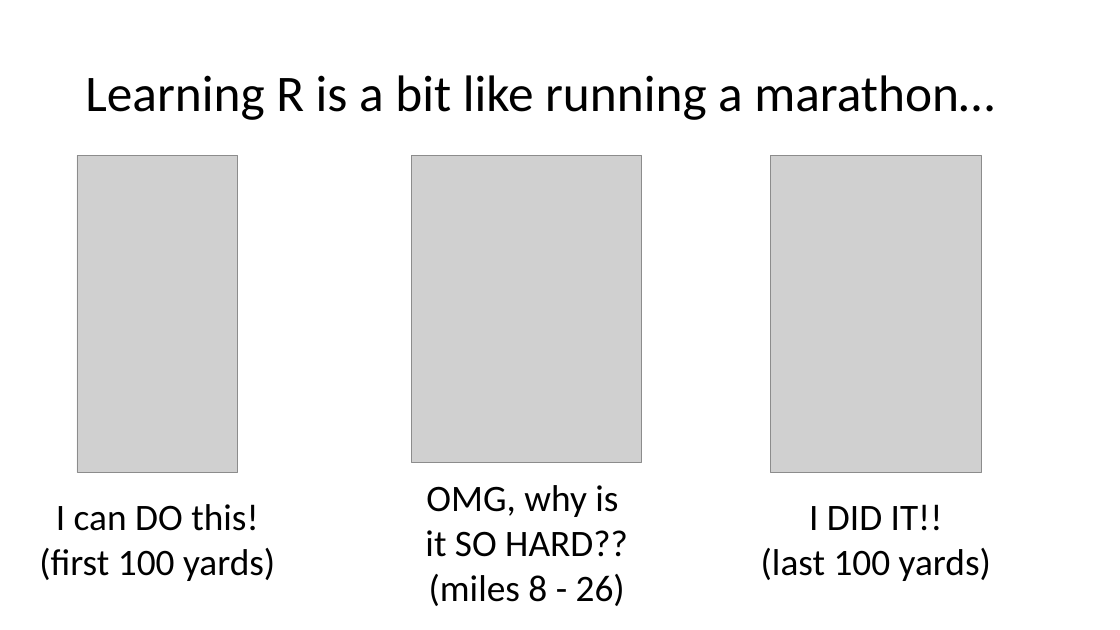
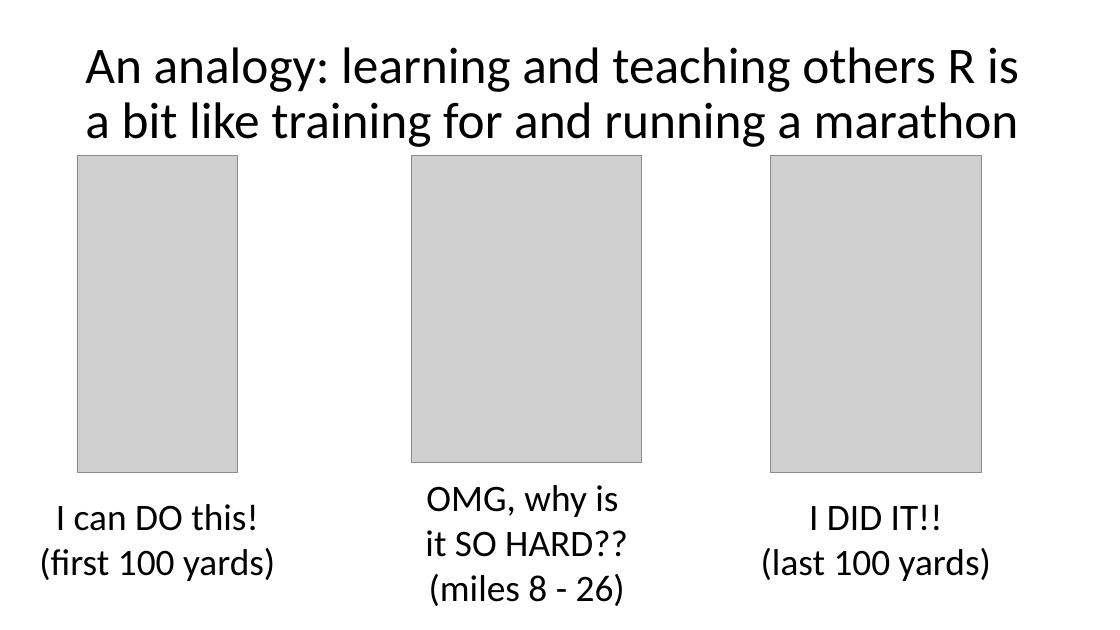
Before and after one commit to MikeKSmith/RStudioConf2020, a slide deck: slide 3 of Learn to teach_MikeKSmith.pptx (slide 2 before the commit). Drawn at 1120x630 pixels with LibreOffice and Linux fonts; fonts in the diff are those of the drawing; grey boxes stand for pictures. Boxes give left, top, right and bottom in pixels: in the first picture for what was removed or moved away, otherwise in the second. Text is boxed around its words. In the diff, an @@ line names an element or a change of style, - is before the commit and + after.

Commit message:
Update slide deck for lightning talk.
Lightning talk at RStudio conference 2020 on "Learn to teach, for goodness sake". Covering RStudio certification and what it means to me as a trainer, and what it means for delegates being trained.

```diff
--- a/Learn to teach_MikeKSmith.pptx
+++ b/Learn to teach_MikeKSmith.pptx
@@ title at (x1=85, y1=47, x2=1019, y2=147): text changed @@
-Learning R is a bit like running a marathon…
+An analogy: learning and teaching others R is a bit like training for and running a marathon
```
Also in this commit, not shown: 5 other slides changed, 4 slides added, 15 slides removed.
